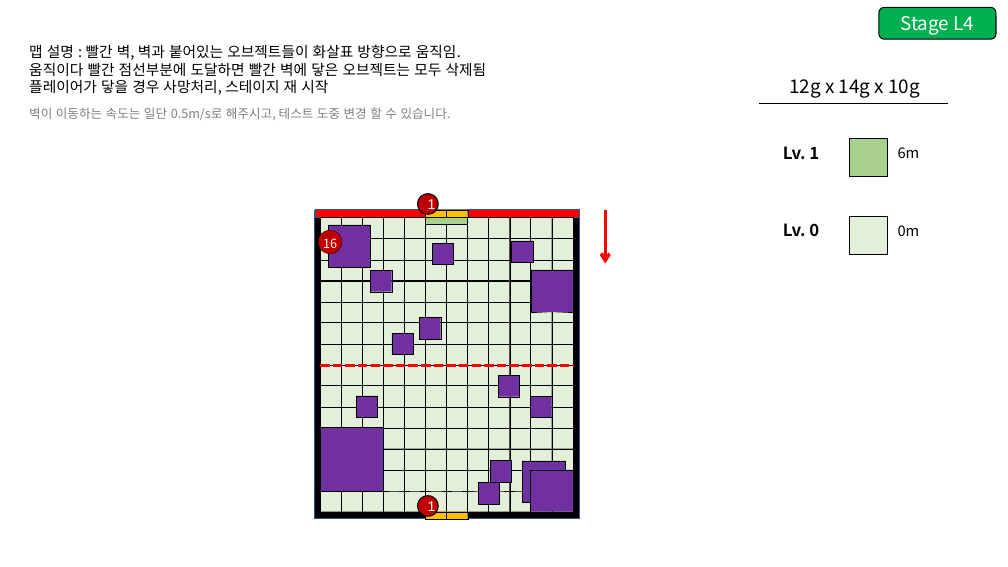
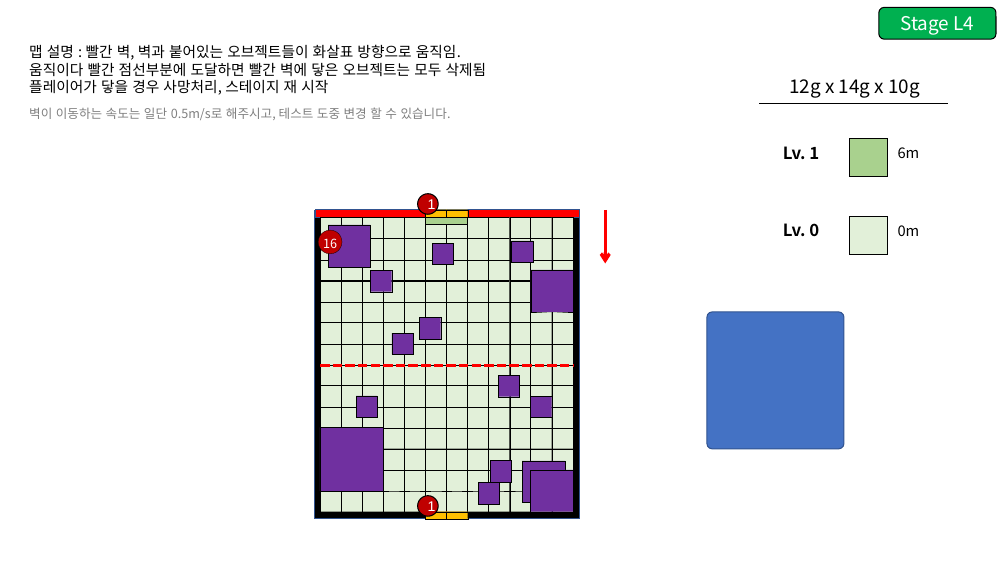
Before and after one commit to GGMGangsterHamster/GangsterHamster, a slide deck: slide 4 of Documents/Stage_L.pptx. Drawn at 1008x567 pixels with LibreOffice and Linux fonts; fonts in the diff are those of the drawing. Boxes give left, top, right and bottom in pixels: in the first picture for what was removed or moved away, otherwise in the second. Text is boxed around its words. In the diff, an @@ line names an element or a change of style, - is before the commit and + after.

```diff
--- a/Documents/Stage_L.pptx
+++ b/Documents/Stage_L.pptx
@@ rounded rectangle added at (707, 312, 844, 449), fill #4472C4, outline #325491 1 pt @@
```
Also in this commit, not shown: 2 slides added, 2 other files.
